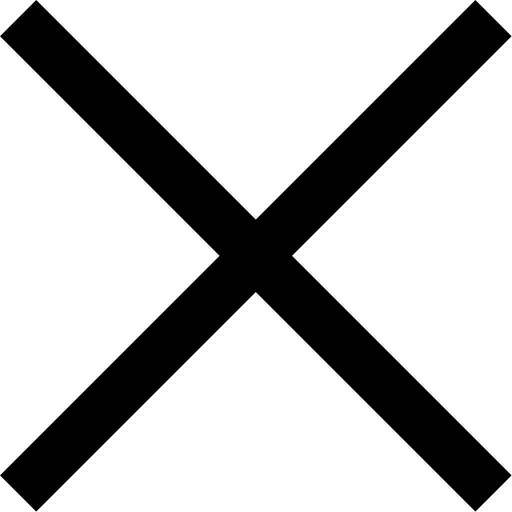
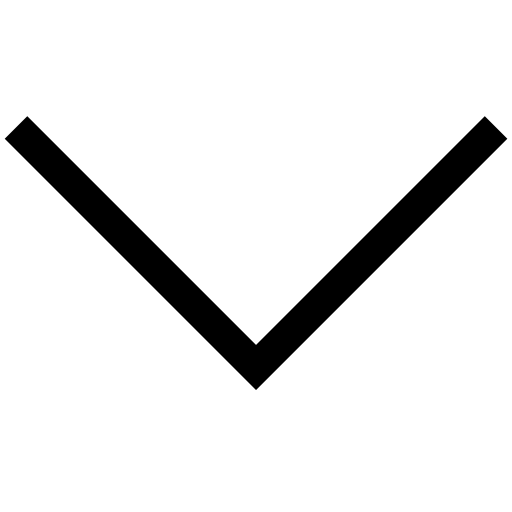
The second w=512, h=512 image is a revision of the first. Changes to its layers:
removed layer (unnamed layer) over [0,0,512,512]
added layer "copy" above "Layer 0" over [4,116,508,390]
